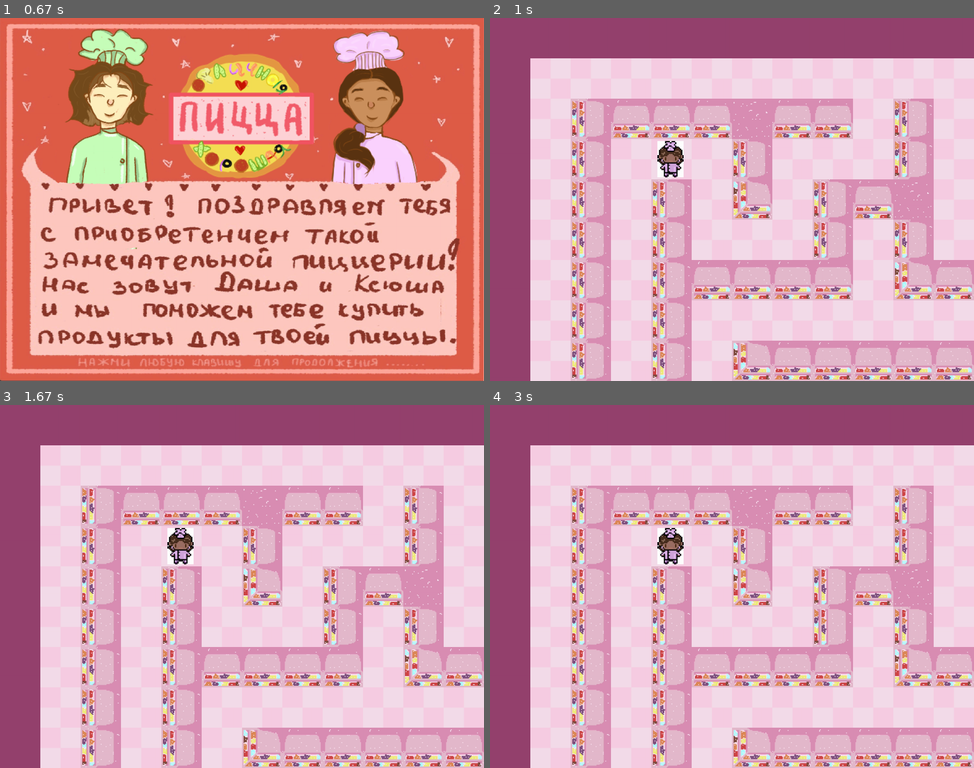
Above: before the commit, frames 1-4 (two rows, left to right).
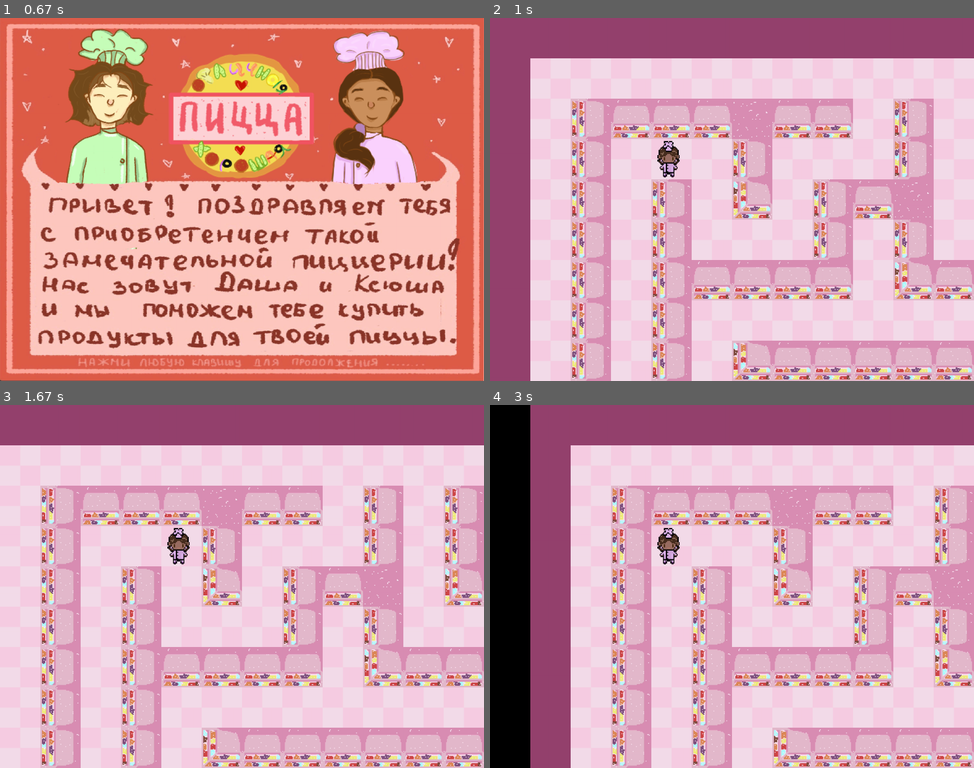
Above: after the commit, the same moments.

Repository: KsenyaShestakova/pygame_project
Game: pygame game, started from 1.py
Same seed, same stepped clock (60 frames per second), same inputs: the game is played once before the commit and once after it.
Inputs (mouse positions are in pixels of both pictures, inside the frame that each line leads up to):
- Up to frame 1 (0.67 s): click (353, 148) at 0.38 s
- Up to frame 2 (1 s): hold Right from 0.67 s (still down)
- Up to frame 3 (1.67 s): release Right at 1.13 s; hold Up 1.17-1.47 s; hold Right from 1.5 s (still down)
- Up to frame 4 (3 s): release Right at 1.97 s; hold Left 2-2.53 s; hold Down 2.57-2.87 s; hold Left from 2.9 s (still down)

Frame 1 is identical in both runs. In frame 2, 0.4% of the frame differs, in the area x 34-40%, y 33-44%; in frame 3, 41%; in frame 4, 48%, in the area x 0-100%, y 0-100%.

Commit message:
correct heroes

Diff:
--- a/1.py
+++ b/1.py
@@ -127,6 +127,7 @@
         self.image = player_k_image
         self.rect = self.image.get_rect().move(
             tile_width * pos_x + 15, tile_height * pos_y + 5)
+        self.mask = pygame.mask.from_surface(self.image)
         self.pos = (pos_x, pos_y)
 
     def move(self, x, y):
@@ -205,8 +206,8 @@
     '#': pygame.transform.scale(load_image('TEXTURE_wall.jpg'), (100, 100)),
     'empty': pygame.transform.scale(load_image('TEXTURE_pol.jpg'), (100, 100))
 }
-player_k_image = pygame.transform.scale(load_image('PERS_K.jpg', -1), (65, 90))
-player_d_image = pygame.transform.scale(load_image('PERS_D.jpg', -1), (65, 90))
+player_k_image = pygame.transform.scale(load_image('PERS_K.png', colorkey=-1), (55, 90))
+player_d_image = pygame.transform.scale(load_image('PERS_D.png', colorkey=-1), (55, 90))
 
 tile_width = tile_height = 100
 
@@ -222,13 +223,13 @@
         if event.type == pygame.QUIT:
             running = False
         if event.type == pygame.KEYDOWN:
-            if event.key == pygame.K_w:
+            if event.key == pygame.K_w or event.key == pygame.K_UP:
                 move(player, 'up')
-            elif event.key == pygame.K_s:
+            elif event.key == pygame.K_s or event.key == pygame.K_DOWN:
                 move(player, "down")
-            elif event.key == pygame.K_a:
+            elif event.key == pygame.K_a or event.key == pygame.K_LEFT:
                 move(player, "left")
-            elif event.key == pygame.K_d:
+            elif event.key == pygame.K_d or event.key == pygame.K_RIGHT:
                 move(player, "right")
     screen.fill('black')
     camera.update(player)
--- a/game_process_of_levels.py
+++ b/game_process_of_levels.py
@@ -0,0 +1,240 @@
+import sys
+
+import pygame
+from load_img import load_image
+from file_with_const import size, HEIGHT, WIDTH,\
+    all_sprites, btns, settings_spr, tiles_group, player_group
+from buttons import Buttons
+
+
+def start_screen():
+    fon = pygame.transform.scale(load_image('fon.png'), (WIDTH, HEIGHT))
+    screen.blit(fon, (0, 0))
+    settings = Buttons('BUTTON_settings.png', 0, 0, 50, 50)
+    new_game = Buttons('BUTTON_new_game.png', 700, 200, 350, 250)
+    old_game = Buttons('BUTTON_old_game.png', 700, 500, 350, 250)
+    settings_spr.draw(screen)
+    btns.draw(screen)
+    while True:
+        for event in pygame.event.get():
+            all_sprites.update(event)
+            if event.type == pygame.QUIT:
+                terminate()
+            elif event.type == pygame.KEYDOWN or event.type == pygame.MOUSEBUTTONDOWN:
+
+                if settings.is_clicked:
+                    print('settings')
+                    window_with_settings()
+                    settings.is_clicked = False
+
+                if new_game.is_clicked and settings.is_clicked is False:
+                    return print('new game')
+
+                if old_game.is_clicked and settings.is_clicked is False:
+                    return print('old game')
+        pygame.display.flip()
+        clock.tick(FPS)
+
+
+def window_with_settings():  # при закрытии is_s() возвращает False
+    dr_set = pygame.draw.rect(screen, 'black', (WIDTH // 5, HEIGHT // 5, WIDTH // 5 * 3, HEIGHT // 5 * 3))
+    while True:
+        for event in pygame.event.get():
+
+            if event.type == pygame.QUIT:
+                terminate()
+            elif event.type == pygame.MOUSEBUTTONDOWN:
+                print(9)
+
+                return
+            """elif event.type == pygame.KEYDOWN or event.type == pygame.MOUSEBUTTONDOWN:
+
+                if settings.is_s():
+                    print('settings')
+                    window_with_settings()
+                    settings.is_set = False
+
+                if new_game.is_start() and settings.is_s() is False:
+                    return print('new game')
+
+                if old_game.is_start() and settings.is_s() is False:
+                    return print('old game')"""
+        pygame.display.flip()
+        clock.tick(FPS)
+
+
+class SettingsWindow(pygame.sprite.Sprite):
+    def __init__(self, name, pos_x, pos_y):
+        super().__init__(settings_spr, all_sprites)
+        self.image_load = load_image(name)
+        tile_width, tile_height = self.image_load.get_width(), self.image_load.get_height()
+        self.image = pygame.transform.scale(self.image_load, (100, 50))
+        self.rect = self.image.get_rect().move(
+            tile_width + pos_x, tile_height + pos_y)
+        self.is_st = 0
+
+    def update(self, *args):
+        if args and args[0].type == pygame.MOUSEBUTTONDOWN and \
+                self.rect.collidepoint(args[0].pos):
+            self.is_st += 1
+            print(1)
+
+
+def terminate():
+    pygame.quit()
+    sys.exit()
+
+
+def story():
+    story = pygame.transform.scale(load_image('story.png'), (WIDTH, HEIGHT))
+    screen.blit(story, (0, 0))
+
+    while True:
+        for event in pygame.event.get():
+            if event.type == pygame.QUIT:
+                terminate()
+            elif event.type == pygame.KEYDOWN or \
+                    event.type == pygame.MOUSEBUTTONDOWN:
+                return  # начинаем игру
+        pygame.display.flip()
+        clock.tick(FPS)
+
+
+def load_level(filename):
+    # filename = "data/" + filename
+    # читаем уровень, убирая символы перевода строки
+    with open(filename, 'r') as mapFile:
+        level_map = [line.strip() for line in mapFile]
+
+    # и подсчитываем максимальную длину
+    max_width = max(map(len, level_map))
+
+    # дополняем каждую строку пустыми клетками ('.')
+    return list(map(lambda x: list(x.ljust(max_width, '.')), level_map))
+
+
+class Tile(pygame.sprite.Sprite):
+    def __init__(self, tile_type, pos_x, pos_y):
+        super().__init__(tiles_group, all_sprites)
+        self.image = tile_images[tile_type]
+        self.rect = self.image.get_rect().move(
+            tile_width * pos_x, tile_height * pos_y)
+
+
+class Player(pygame.sprite.Sprite):
+    def __init__(self, pos_x, pos_y):
+        super().__init__(player_group, all_sprites)
+        self.image = player_k_image
+        self.rect = self.image.get_rect().move(
+            tile_width * pos_x + 15, tile_height * pos_y + 5)
+        self.pos = (pos_x, pos_y)
+
+    def move(self, x, y):
+        camera.dx -= tile_width * (x - self.pos[0])
+        camera.dy -= tile_width * (y - self.pos[1])
+
+        level_map[self.pos[1]][self.pos[0]] = '.'
+        self.pos = (x, y)
+        level_map[self.pos[1]][self.pos[0]] = '@'
+        for sprite in tiles_group:
+            camera.apply(sprite)
+
+
+class Camera:
+    # зададим начальный сдвиг камеры
+    def __init__(self):
+        self.dx = 0
+        self.dy = 0
+
+    # сдвинуть объект obj на смещение камеры
+    def apply(self, obj):
+        obj.rect.x += self.dx
+        obj.rect.y += self.dy
+
+    # позиционировать камеру на объекте target
+    def update(self, target):
+        self.dx = 0
+        self.dy = 0
+
+
+def generate_level(level):
+    new_player, x, y = None, None, None
+    for y in range(len(level)):
+        for x in range(len(level[y])):
+            if level[y][x] in '.@':
+                Tile('empty', x, y)
+            elif level[y][x] in '1230#':
+                Tile(str(level[y][x]), x, y)
+            elif level[y][x] == '?':
+                Tile('empty', x, y)
+                new_player = Player(x, y)
+    # вернем игрока, а также размер поля в клетках
+    return new_player, x, y
+
+
+def move(player, movement):
+    x, y = player.pos
+    if movement == "up":
+        if y > 0 and (level_map[y - 1][x] == "." or level_map[y - 1][x] == "@"):
+            player.move(x, y - 1)
+    elif movement == "down":
+        if y < max_y and (level_map[y + 1][x] == "." or level_map[y + 1][x] == "@"):
+            player.move(x, y + 1)
+    elif movement == "left":
+        if x > 0 and (level_map[y][x - 1] == "." or level_map[y][x - 1] == "@"):
+            player.move(x - 1, y)
+    elif movement == "right":
+        if x < max_x and (level_map[y][x + 1] == "." or level_map[y][x + 1] == "@"):
+            player.move(x + 1, y)
+
+
+pygame.init()
+
+pygame.display.set_caption('Pizza')
+screen = pygame.display.set_mode(size)
+FPS = 50
+clock = pygame.time.Clock()
+camera = Camera()
+
+
+tile_images = {
+    '0': pygame.transform.scale(load_image('TEXTURE_0.jpg'), (100, 100)),
+    '1': pygame.transform.scale(load_image('TEXTURE_1.jpg'), (100, 100)),
+    '2': pygame.transform.scale(load_image('TEXTURE_2.jpg'), (100, 100)),
+    '3': pygame.transform.scale(load_image('TEXTURE_3.jpg'), (100, 100)),
+    '#': pygame.transform.scale(load_image('TEXTURE_wall.jpg'), (100, 100)),
+    'empty': pygame.transform.scale(load_image('TEXTURE_pol.jpg'), (100, 100))
+}
+player_k_image = pygame.transform.scale(load_image('PERS_K.jpg', -1), (65, 90))
+player_d_image = pygame.transform.scale(load_image('PERS_D.jpg', -1), (65, 90))
+
+tile_width = tile_height = 100
+
+
+start_screen()
+story()
+level_map = load_level('level_3.txt')
+player, max_x, max_y = generate_level(level_map)
+
+running = True
+while running:
+    for event in pygame.event.get():
+        if event.type == pygame.QUIT:
+            running = False
+        if event.type == pygame.KEYDOWN:
+            if event.key == pygame.K_w:
+                move(player, 'up')
+            elif event.key == pygame.K_s:
+                move(player, "down")
+            elif event.key == pygame.K_a:
+                move(player, "left")
+            elif event.key == pygame.K_d:
+                move(player, "right")
+    screen.fill('black')
+    camera.update(player)
+    tiles_group.draw(screen)
+    player_group.draw(screen)
+    pygame.display.flip()
+    clock.tick(FPS)
+pygame.display.quit()
+pygame.quit()
--- a/load_img.py
+++ b/load_img.py
@@ -2,7 +2,7 @@
 import pygame
 
 
-def load_image(name, color_key=None):
+def load_image(name, colorkey=None):
     fullname = os.path.join('data', name)
     try:
         image = pygame.image.load(fullname)
@@ -10,8 +10,8 @@
         print("Не удалось загрузить изображение!")
         raise SystemExit(message)
     image = image.convert_alpha()
-    if color_key is not None:
-        if color_key == -1:
+    if colorkey is not None:
+        if colorkey == -1:
             color_key = image.get_at((0, 0))
-        image.set_colorkey(color_key)
+        image.set_colorkey(colorkey)
     return image
Binary file removed: data/PERS_D.jpg
Binary file added: data/PERS_D.png
Binary file removed: data/PERS_K.jpg
Binary file added: data/PERS_K.png
